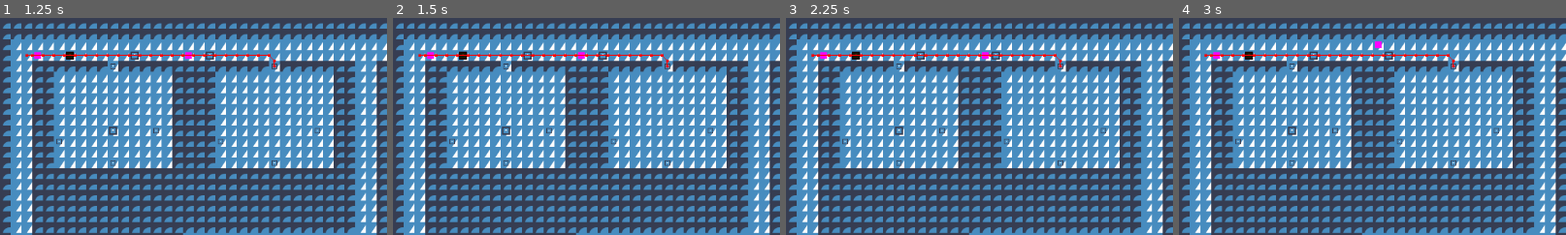
Above: before the commit, frames 1-4 (left to right).
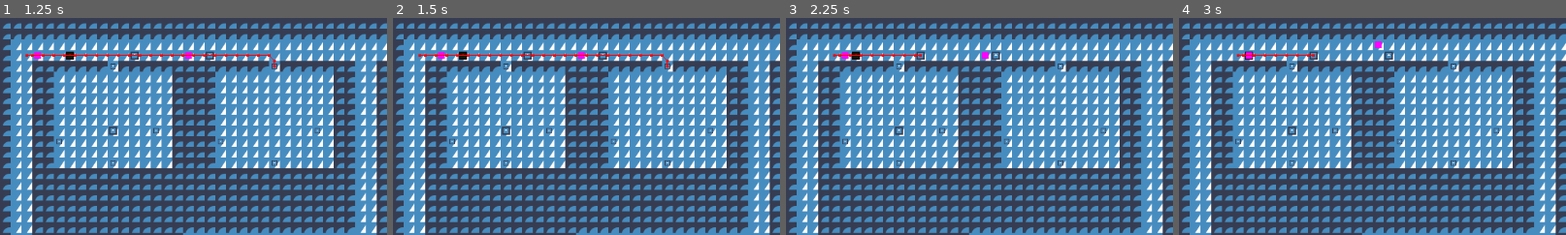
Above: after the commit, the same moments.

Repository: Nathpett/City-Navigation-Project
Game: Godot game, scene res://main.tscn
Two runs of this game, one before a commit and one after it. Both use one fixed random seed, a clock stepped at 60 frames per second and the inputs below. The engine's default icon, where the game draws it, is replaced by a stand-in: a white triangle on a blue panel in a dark square.
Inputs:
- Up to frame 1 (1.25 s): tap Enter at 0.5 s; hold D (right) from 0.53 s (still down)
- Up to frame 2 (1.5 s): tap Space at 1.25 s; release D (right) at 1.28 s; hold S (down) from 1.28 s (still down)
- Up to frame 3 (2.25 s): tap Enter at 2 s; release S (down) at 2.03 s; hold D (right) from 2.03 s (still down)
- Up to frame 4 (3 s): tap Space at 2.75 s; release D (right) at 2.78 s; hold W (up) from 2.78 s (still down)
The pictures show only the part of the screen within x 0-50%, y 0-50%; the shares and areas given below are measured in that part.

Frame 1 is identical in both runs. In frame 2, 0.1% of the frame differs, in the area x 8-14%, y 15-20%; in frame 3, 0.5%; in frame 4, 0.5%, in the area x 6-72%, y 15-24%.

Commit message:
turnbased works now

Diff:
--- a/main.tscn
+++ b/main.tscn
@@ -283,6 +283,4 @@
 
 [node name="CharacterBody2D" parent="." instance=ExtResource("7_ob8hq")]
 position = Vector2(264, 56)
-execute_priority = null
-turns_per_round = null
 flee_from_debug = true
--- a/round_master/round_master.gd
+++ b/round_master/round_master.gd
@@ -21,6 +21,7 @@
 		await round_conclude
 
 
+
 func register_character(character: Character) -> void:
 	character_registry.append(character)
 
@@ -41,7 +42,7 @@
 
 	emit_signal("round_end")
 	emit_signal("cleanup_turn") # TODO RENAME
-	emit_signal("round_conclude")
+	call_deferred("emit_signal", "round_conclude")
 
 
 func _get_sorted_characters() -> Array:
--- a/state/npc_states/flee.gd
+++ b/state/npc_states/flee.gd
@@ -55,7 +55,6 @@
 		if dist > champ_dist:
 			champ_dist = dist
 			champ_nav = nav
-	print(champ_nav)
 	state_owner.set_movement_target(champ_nav)
 
 
--- a/things/character.gd
+++ b/things/character.gd
@@ -20,7 +20,7 @@
 	city = get_parent()
 
 	RoundMaster.register_character(self)
-	RoundMaster.connect("round_begin", Callable(self, "_on_round_end"))
+	RoundMaster.connect("round_begin", Callable(self, "_on_round_begin"))
 	RoundMaster.connect("round_end", Callable(self, "_on_round_end"))
 
 
--- a/things/player.gd
+++ b/things/player.gd
@@ -26,7 +26,6 @@
 			direction += Vector2.LEFT
 			valid_press = true
 		if valid_press:
-			RoundMaster.execute_round()
 			move_character(direction)
 			turns_left -= 1
 			if turns_left == 0:
--- a/things/player.tscn
+++ b/things/player.tscn
@@ -20,9 +20,6 @@
 motion_mode = 1
 wall_min_slide_angle = 0.0
 script = ExtResource("1_08x34")
-execute_priority = null
-turns_per_round = null
-flee_from_debug = null
 metadata/_edit_group_ = true
 
 [node name="CollisionShape2D" type="CollisionShape2D" parent="."]
